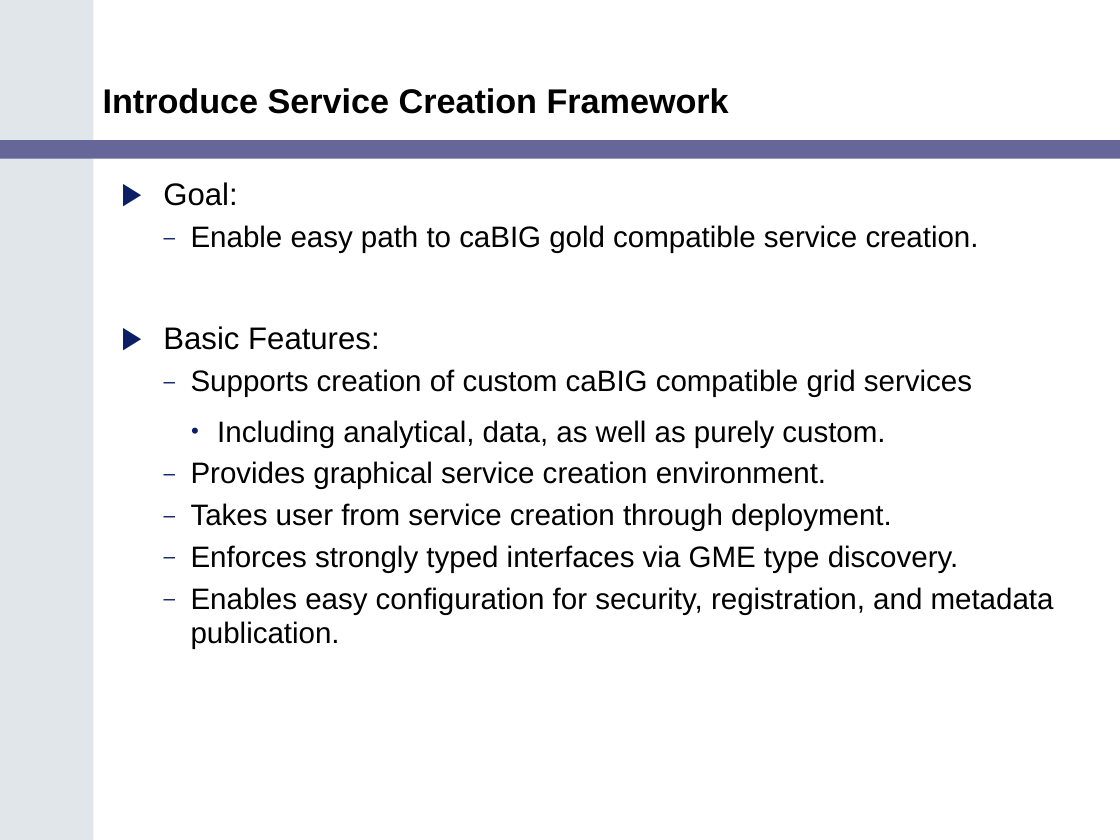
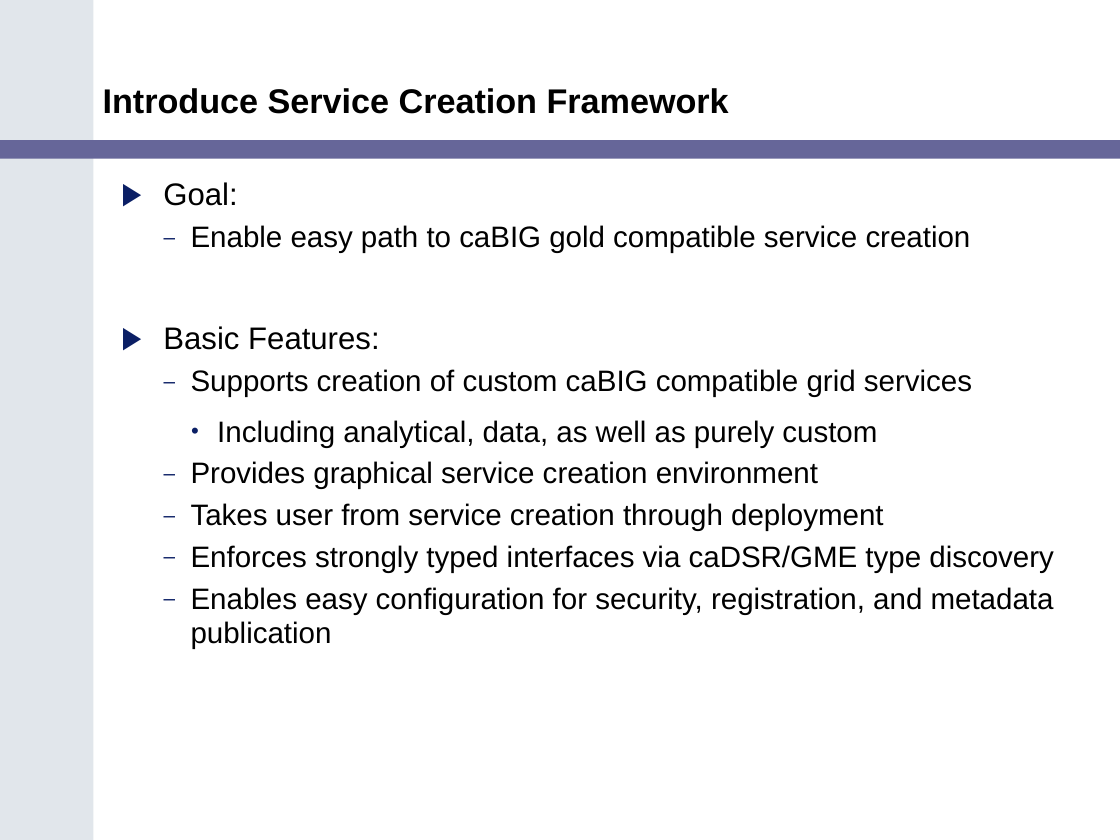
Before and after one commit to NCIP/cagrid-portal, a slide deck: slide 8 of cagrid-1-0/Documentation/presentations/200602_VCDE_ARCH/caGrid_Update_Arch_VCDE_Feb1.ppt. Drawn at 1120x840 pixels with LibreOffice and Linux fonts; fonts in the diff are those of the drawing; background and template pictures are left out. Boxes give left, top, right and bottom in pixels: in the first picture for what was removed or moved away, otherwise in the second. Text is boxed around its words. In the diff, an @@ line names an element or a change of style, - is before the commit and + after.

```diff
--- a/cagrid-1-0/Documentation/presentations/200602_VCDE_ARCH/caGrid_Update_Arch_VCDE_Feb1.ppt
+++ b/cagrid-1-0/Documentation/presentations/200602_VCDE_ARCH/caGrid_Update_Arch_VCDE_Feb1.ppt
@@ text at [191,225,971,253]: text changed @@
-  – Enable easy path to caBIG gold compatible service creation.
+  – Enable easy path to caBIG gold compatible service creation
@@ text at [191,420,1054,648]: text changed @@
-    • Including analytical, data, as well as purely custom.
-  – Provides graphical service creation environment.
-  – Takes user from service creation through deployment.
-  – Enforces strongly typed interfaces via GME type discovery.
-  – Enables easy configuration for security, registration, and metadata publication.
+    • Including analytical, data, as well as purely custom
+  – Provides graphical service creation environment
+  – Takes user from service creation through deployment
+  – Enforces strongly typed interfaces via caDSR/GME type discovery
+  – Enables easy configuration for security, registration, and metadata publication
```
Also in this commit, not shown: 5 other slides changed.
